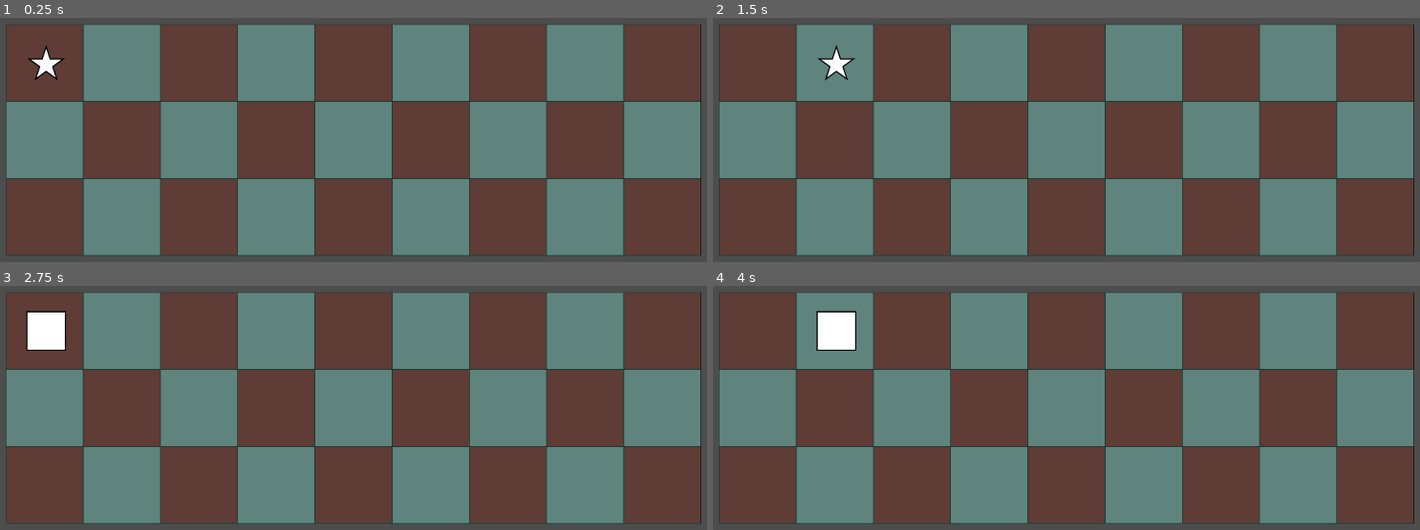
Above: before the commit, frames 1-4 (two rows, left to right).
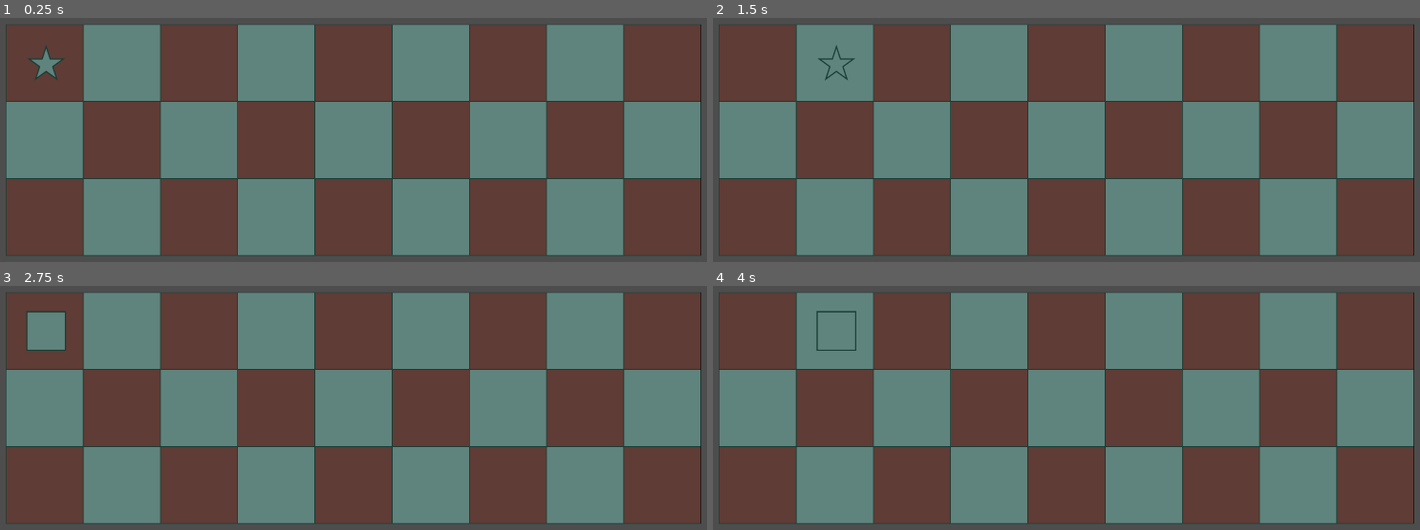
Above: after the commit, the same moments.

Repository: bezark/Street-Fight
Game: Godot game, scene res://street.tscn
Same seed, same stepped clock (60 frames per second), same inputs: the game is played once before the commit and once after it.
Inputs:
- Up to frame 1 (0.25 s): no input
- Up to frame 2 (1.5 s): tap Enter (ui_accept) at 0.5, 0.77, 1.25 s; hold Right (ui_right) from 0.53 s (still down); tap Up (Moving) at 0.6 s; tap A (circle) at 1.35 s
- Up to frame 3 (2.75 s): tap Enter (ui_accept) at 1.52, 2 s; release Right (ui_right) at 2.03 s; hold Left (ui_left) from 2.03 s (still down); hold D (square) from 2.03 s (still down)
- Up to frame 4 (4 s): tap Enter (ui_accept) at 2.75, 3.02, 3.5, 3.77 s; release Left (ui_left) at 2.78 s; release D (square) at 2.78 s; hold Right (ui_right) from 2.78 s (still down); tap F (star) at 2.85 s; hold S (triangle) from 3.53 s (still down)

The runs differ from the first frame. In frame 1, 0.3% of the frame differs, in the area x 3-10%, y 11-26%; in frame 2, 0.3%; in frame 3, 0.9%; in frame 4, 0.9%, in the area x 14-21%, y 10-27%.

Commit message:
re-ordered layers

Diff:
--- a/street.tscn
+++ b/street.tscn
@@ -11,10 +11,10 @@
 scale = Vector2(1, 0.999074)
 texture = ExtResource("1_irwmb")
 
+[node name="Player" parent="." instance=ExtResource("2_rpp3x")]
+position = Vector2(1, 1)
+
 [node name="ColorRect" type="ColorRect" parent="."]
 offset_right = 1745.0
 offset_bottom = 583.0
 color = Color(0.12549, 0.329412, 0.290196, 0.717647)
-
-[node name="Player" parent="." instance=ExtResource("2_rpp3x")]
-position = Vector2(1, 1)
